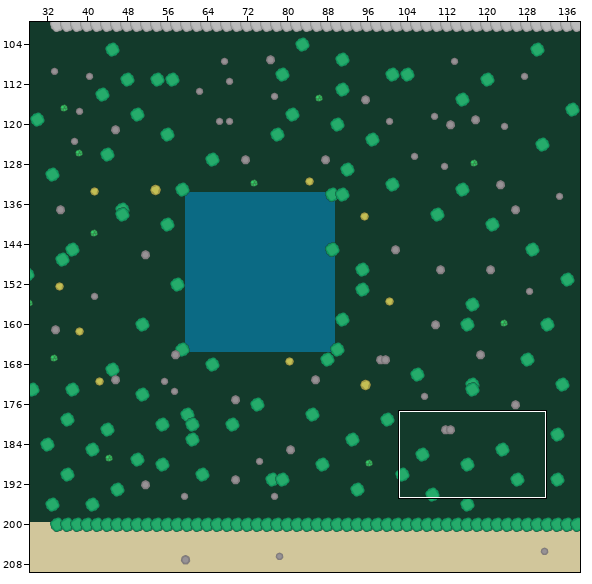
An edit to a level. Tiled map, maps/map1.tmx. Above: a wide view before the commit, with the close-up outlined.
Close-up. As it was:
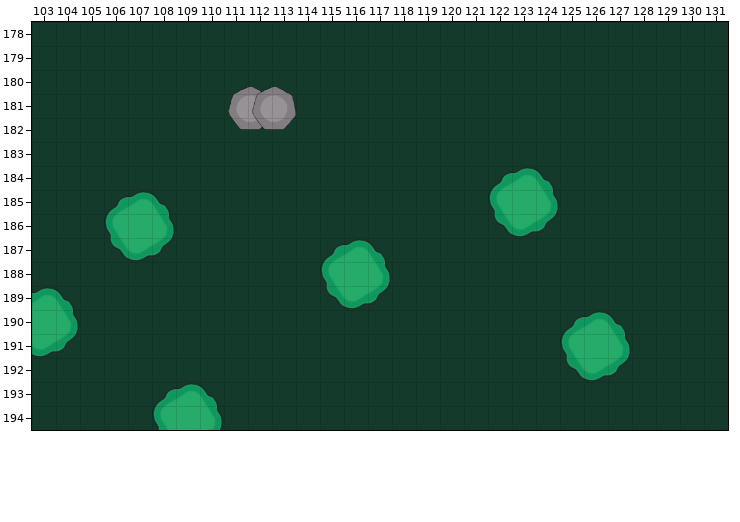
Cells are 100x100 px. Shown: x 103..131, y 178..194. The commit also changed other parts of the map, which this record leaves out. Tiles whose own drawing changed are shown in their newer look in all pictures.
After:
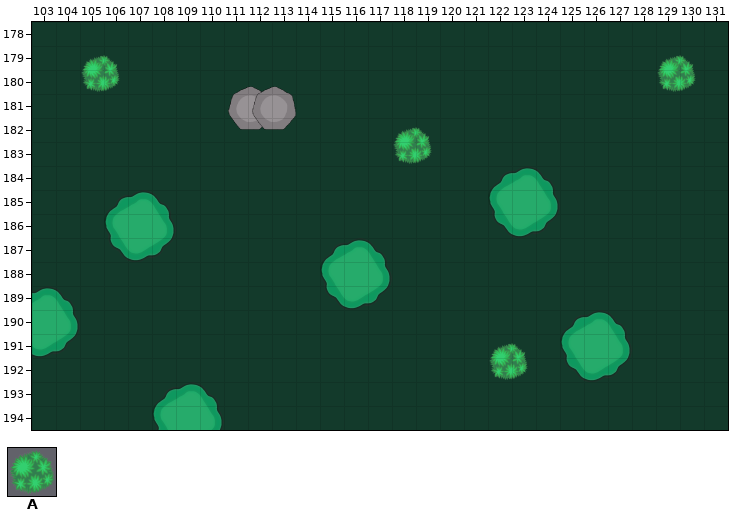
Key: from "resources": A 0 "berry-bush".
_ is an empty cell.
Difference:
Changed rows in their new state; . is an unchanged cell.
Layer "cave, amethyst, diamond, gold,":
first column x 105:
180 A.......................A
183 .............A...........
first column x 122:
192 A
Where, in picture pixels (left, top, right, bottom), the same in both close-ups:
added: (81, 55, 120, 92)
added: (657, 55, 696, 92)
added: (393, 127, 432, 164)
added: (489, 343, 528, 380)
